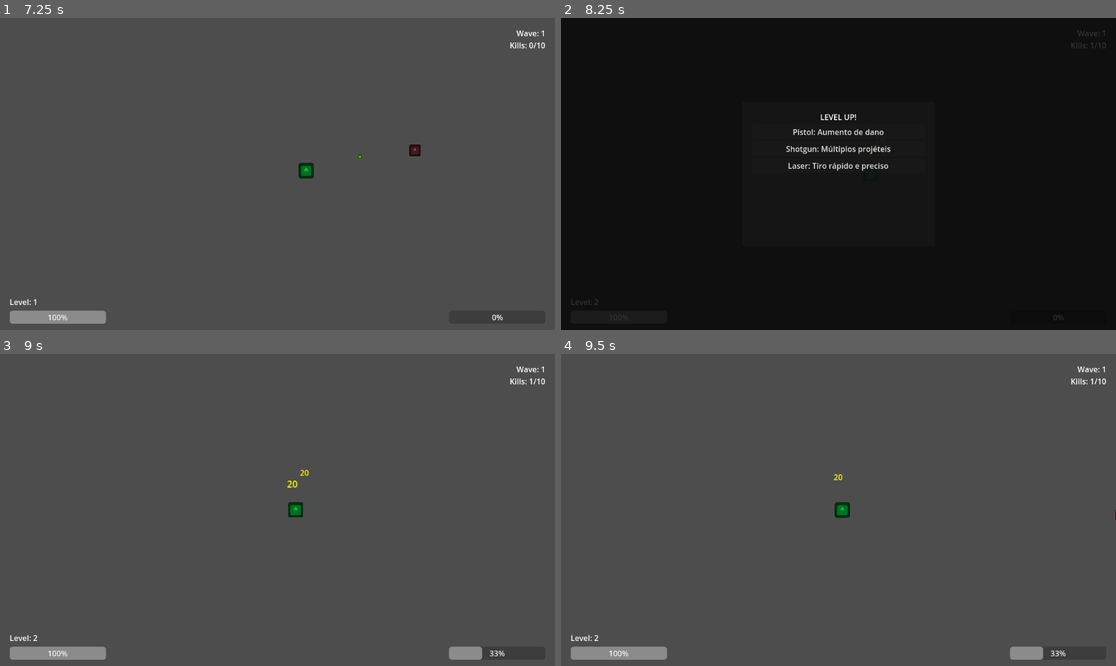
Above: before the commit, frames 1-4 (two rows, left to right).
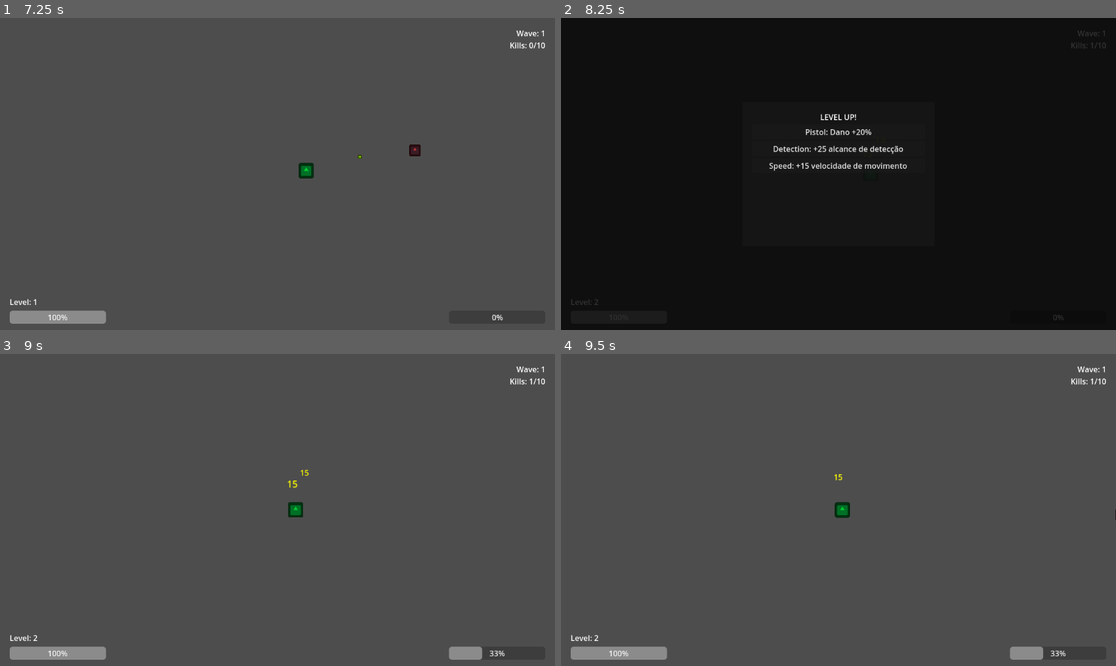
Above: after the commit, the same moments.

Repository: JohnAndante/nospheratus-must-die
Game: Godot game, scene res://scenes/MainMenu.tscn
The game is run twice, just before and just after one commit, with the same random seed, the same clock (stepped at 60 frames per second) and the same inputs. The engine's default icon, where the game draws it, is replaced by a stand-in: a white triangle on a blue panel in a dark square.
Inputs:
- Up to frame 1 (7.25 s): click "Jogar" at 0.5 s; tap Enter (ui_accept) at 1.25, 1.52, 2.27, 3.77, 4.25, 4.52, 5.27, 6.77 s; hold W (move_up) 1.28-2.78 s; hold A (move_left) 2.78-4.28 s; hold S (move_down) 4.28-5.03 s; hold D (move_right) 5.03-5.78 s; hold W (move_up) 5.78-6.53 s; hold D (move_right) from 6.53 s (still down)
- Up to frame 2 (8.25 s): keep holding D (move_right); tap Enter (ui_accept) at 7.52 s
- Up to frame 3 (9 s): tap Enter (ui_accept) at 8.27 s; release D (move_right) at 8.75 s; click "Shotgun: Múltiplos projéteis" (after the commit: "Detection: +25 alcance de det…") at 8.75 s
- Up to frame 4 (9.5 s): no input

Frame 1 is identical in both runs. In frame 2, 0.8% of the frame differs, in the area x 37-63%, y 35-49%; in frame 3, less than 0.1%; in frame 4, less than 0.1%.

Commit message:
#1 - chore: Wweapons damage and upgrade rebalance

Diff:
--- a/scripts/weapons/LaserData.gd
+++ b/scripts/weapons/LaserData.gd
@@ -3,7 +3,7 @@
 
 func _init():
     name = "Laser"
-    damage = 15
+    damage = 10.0
     fire_rate = 2.0
     max_level = 10
     penetration = 0
@@ -11,13 +11,13 @@
 func apply_upgrade_effects():
     match level:
         2, 6:      # Mais dano
-            damage += 15
+            damage += damage * 0.15
         3, 7:      # Mais penetração
             penetration += 1
         4, 8:      # Tiro mais rápido
             fire_rate = max(0.5, fire_rate - 0.3)
         5, 9, 10:  # Combo: dano + penetração
-            damage += 10
+            damage += damage * 0.10
             penetration += 1
 
 func shoot(player, direction: Vector2, bullet_scene):
@@ -36,13 +36,13 @@
 func get_upgrade_description() -> String:
     match level + 1:
         2, 6:
-            return "Dano +15"
+            return "Dano +15%"
         3, 7:
             return "Penetração +1"
         4, 8:
             return "Tiro mais rápido (-0.3s)"
         5, 9, 10:
-            return "Dano +10 e penetração +1"
+            return "Dano +10% e penetração +1"
         _:
             return "Laser melhorado"
 
--- a/scripts/weapons/PistolData.gd
+++ b/scripts/weapons/PistolData.gd
@@ -3,7 +3,7 @@
 
 func _init():
     name = "Pistol"
-    damage = 20
+    damage = 15.0
     fire_rate = 0.8
     max_level = 5
 
@@ -11,11 +11,11 @@
     # Alternando de forma não linear entre os upgrades
     match level:
         2, 5, 8: # Melhorias de dano
-            damage += 10
+            damage += damage * 0.20
         3, 6, 9: # Melhorias de velocidade de tiro
             fire_rate = max(0.2, fire_rate - 0.1)
         4, 7, 10: # Níveis especiais, melhora dano e velocidade (em menor grau)
-            damage += 5
+            damage += damage * 0.12
             fire_rate = max(0.2, fire_rate - 0.05)
 
 func shoot(player, direction: Vector2, bullet_scene):
@@ -33,11 +33,11 @@
     # Estudar sobre detalhar esses upgrades ou manter simples
     match level + 1:
         2, 5, 8:
-            return "Aumento de dano"
+            return "Dano +20%"
         3, 6, 9:
             return "Tiro mais rápido"
         4, 7, 10:
-            return "Dano +5 e tiro mais rápido"
+            return "Dano +12% e tiro mais rápido"
         _:
             return "Pistola melhorada"
 
--- a/scripts/weapons/ShotgunData.gd
+++ b/scripts/weapons/ShotgunData.gd
@@ -3,7 +3,7 @@
 
 func _init():
     name = "Shotgun"
-    damage = 15
+    damage = 12.0
     fire_rate = 1.5
     max_level = 5
     projectiles = 2
@@ -13,11 +13,11 @@
         2, 6, 10:  # Mais projéteis
             projectiles += 1
         3, 7:      # Mais dano
-            damage += 8
+            damage += damage * 0.15
         4, 8:      # Tiro mais rápido
             fire_rate = max(0.8, fire_rate - 0.2)
         5, 9:      # Combo: dano + projétil
-            damage += 5
+            damage += damage * 0.10
             projectiles += 1
 
 func get_angle_offset() -> float:
@@ -45,11 +45,11 @@
         2, 6, 10:
             return "Mais projéteis +1"
         3, 7:
-            return "Dano +8"
+            return "Dano +15%"
         4, 8:
             return "Tiro mais rápido (-0.2s)"
         5, 9:
-            return "Dano +5 e projéteis +1"
+            return "Dano +10% e mais projéteis +1"
         _:
             return "Shotgun melhorada"
 
--- a/scripts/weapons/WeaponData.gd
+++ b/scripts/weapons/WeaponData.gd
@@ -2,7 +2,7 @@
 extends Resource
 
 @export var name: String
-@export var damage: int
+@export var damage: float
 @export var fire_rate: float
 @export var level: int = 1
 @export var max_level: int = 5
--- a/scripts/weapons/WeaponManager.gd
+++ b/scripts/weapons/WeaponManager.gd
@@ -4,27 +4,180 @@
 static func get_all_weapon_types() -> Array[String]:
 	return ["Pistol", "Shotgun", "Laser"]
 
-static func get_available_upgrades(weapons: Array[WeaponData]) -> Array[String]:
-	var upgrades: Array[String] = []
+static func get_available_upgrades(weapons: Array[WeaponData], player_level: int = 1) -> Array[String]:
+	# Criar pools de upgrades diferentes baseados no nível
+	var weapon_pool = get_weapon_upgrade_pool(weapons, player_level)
+	var stat_pool = get_stat_upgrade_pool(player_level)
+
+	# Sempre garantir 3 opções de upgrade
+	var selected_upgrades = select_balanced_upgrades(weapon_pool, stat_pool)
+
+	return selected_upgrades
+
+static func get_weapon_upgrade_pool(weapons: Array[WeaponData], player_level: int) -> Array[String]:
 	var weapon_descriptions = {
-		"Pistol": "Arma básica",
-		"Shotgun": "Múltiplos projéteis",
-		"Laser": "Tiro rápido e preciso"
+		"Pistol": "Arma básica confiável",
+		"Shotgun": "Múltiplos projéteis devastadores",
+		"Laser": "Tiro rápido e preciso com penetração"
 	}
 
-	for weapon_type in get_all_weapon_types():
+	var available_weapons: Array[String] = []
+	var all_weapon_types = get_all_weapon_types()
+
+	# Estratégia de disponibilidade baseada no nível
+	var weapon_availability = get_weapon_availability_by_level(player_level)
+
+	for weapon_type in all_weapon_types:
+		# Verificar se a arma está disponível neste nível
+		if not weapon_availability.has(weapon_type):
+			continue
+
 		var weapon = find_weapon_by_name(weapons, weapon_type)
 		if weapon != null:
+			# Arma já possuída - verificar se pode ser upgradada
 			if weapon.can_upgrade():
-				upgrades.append(weapon_type + ": " + weapon.get_upgrade_description())
+				available_weapons.append(weapon_type + ": " + weapon.get_upgrade_description())
 		else:
-			upgrades.append(weapon_type + ": " + weapon_descriptions[weapon_type])
+			# Nova arma - adicionar se desbloqueada
+			available_weapons.append(weapon_type + ": " + weapon_descriptions[weapon_type])
 
-	# Adicionar upgrades de player
-	upgrades.append("Health: +20 vida máxima")
-	upgrades.append("Speed: +10 velocidade")
+	return available_weapons
 
-	return upgrades
+static func get_stat_upgrade_pool(player_level: int) -> Array[String]:
+	var base_stats: Array[String] = [
+		"Health: +25 vida máxima",
+		"Speed: +15 velocidade de movimento",
+		"Detection: +25 alcance de detecção"  # Reduzido de 50 para 25
+	]
+
+	# Upgrades especiais desbloqueados por nível
+	var special_stats: Array[String] = []
+
+	if player_level >= 3:
+		special_stats.append("Regeneration: +2 vida por segundo")
+
+	if player_level >= 5:
+		special_stats.append("Luck: +10% chance de crítico")
+
+	if player_level >= 7:
+		special_stats.append("Magnet: +15% alcance de coleta de XP")
+
+	if player_level >= 10:
+		special_stats.append("Armor: -15% dano recebido")
+
+	var all_stats = base_stats + special_stats
+	all_stats.shuffle()
+	return all_stats
+
+static func get_weapon_availability_by_level(player_level: int) -> Array[String]:
+	var available: Array[String] = ["Pistol"]  # Pistola sempre disponível
+
+	if player_level >= 2:
+		available.append("Shotgun")
+
+	if player_level >= 4:
+		available.append("Laser")
+
+	return available
+
+static func select_balanced_upgrades(weapon_pool: Array[String], stat_pool: Array[String]) -> Array[String]:
+	var selected: Array[String] = []
+
+	# Estratégias diferentes de seleção
+	var strategy = randi() % 4
+
+	match strategy:
+		0:  # Foco em armas (2 armas + 1 stat)
+			selected = select_upgrades_with_ratio(weapon_pool, stat_pool, 2, 1)
+		1:  # Foco em stats (1 arma + 2 stats)
+			selected = select_upgrades_with_ratio(weapon_pool, stat_pool, 1, 2)
+		2:  # Balanceado (1 arma + 1 stat + 1 qualquer)
+			selected = select_balanced_mix(weapon_pool, stat_pool)
+		3:  # Especialização (3 de um tipo só, se possível)
+			selected = select_specialized(weapon_pool, stat_pool)
+
+	# Garantir que sempre temos 3 opções
+	while selected.size() < 3:
+		var all_options: Array[String] = weapon_pool + stat_pool
+		for option in all_options:
+			if not selected.has(option) and selected.size() < 3:
+				selected.append(option)
+				break
+		break  # Evitar loop infinito
+
+	# Limitar a 3 opções
+	if selected.size() > 3:
+		selected = selected.slice(0, 3) as Array[String]
+
+	print("Estratégia de upgrade ", strategy, ": ", selected)
+	return selected
+
+static func select_upgrades_with_ratio(weapon_pool: Array[String], stat_pool: Array[String], weapons_count: int, stats_count: int) -> Array[String]:
+	var selected: Array[String] = []
+
+	# Adicionar armas
+	weapon_pool.shuffle()
+	for i in range(min(weapons_count, weapon_pool.size())):
+		selected.append(weapon_pool[i])
+
+	# Adicionar stats
+	stat_pool.shuffle()
+	for i in range(min(stats_count, stat_pool.size())):
+		selected.append(stat_pool[i])
+
+	return selected
+
+static func select_balanced_mix(weapon_pool: Array[String], stat_pool: Array[String]) -> Array[String]:
+	var selected: Array[String] = []
+
+	# 1 arma garantida
+	if weapon_pool.size() > 0:
+		weapon_pool.shuffle()
+		selected.append(weapon_pool[0])
+
+	# 1 stat garantido
+	if stat_pool.size() > 0:
+		stat_pool.shuffle()
+		selected.append(stat_pool[0])
+
+	# Terceira opção aleatória
+	var remaining_options: Array[String] = []
+	for option in weapon_pool:
+		if not selected.has(option):
+			remaining_options.append(option)
+	for option in stat_pool:
+		if not selected.has(option):
+			remaining_options.append(option)
+
+	if remaining_options.size() > 0:
+		remaining_options.shuffle()
+		selected.append(remaining_options[0])
+
+	return selected
+
+static func select_specialized(weapon_pool: Array[String], stat_pool: Array[String]) -> Array[String]:
+	var selected: Array[String] = []
+
+	# Decidir se especializar em armas ou stats
+	if weapon_pool.size() >= 3 and randf() > 0.5:
+		# Especialização em armas
+		weapon_pool.shuffle()
+		for i in range(min(3, weapon_pool.size())):
+			selected.append(weapon_pool[i])
+	elif stat_pool.size() >= 3:
+		# Especialização em stats
+		stat_pool.shuffle()
+		for i in range(min(3, stat_pool.size())):
+			selected.append(stat_pool[i])
+	else:
+		# Fallback para balanceado
+		selected = select_balanced_mix(weapon_pool, stat_pool)
+
+	return selected
+
+static func get_random_weapon_selection(_weapons: Array[WeaponData]) -> Array[String]:
+	# Esta função não é mais usada, mantida para compatibilidade
+	return get_weapon_availability_by_level(1)
 
 static func find_weapon_by_name(weapons: Array[WeaponData], name: String) -> WeaponData:
 	for weapon in weapons:
